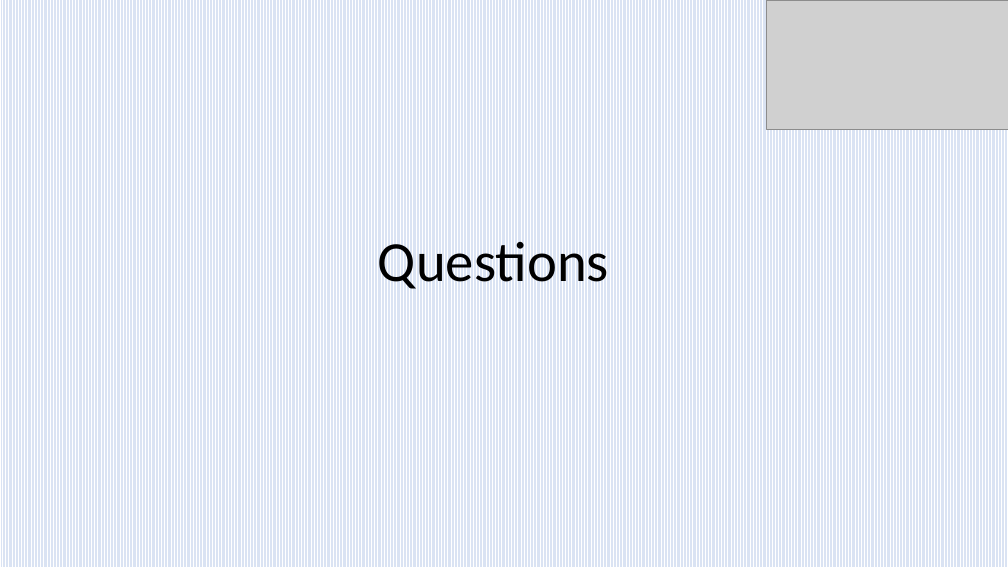
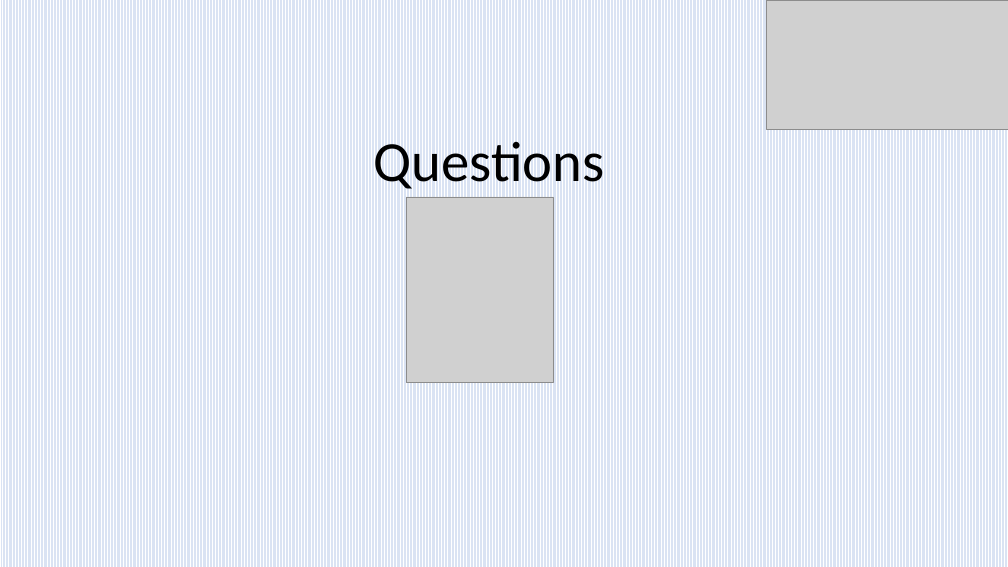
Before and after one commit to sivadevops1/cicd-pipeline-gradle, a slide deck: slide 4 of NinjaApplicationV0.2.pptx. Drawn at 1008x567 pixels with LibreOffice and Linux fonts; fonts in the diff are those of the drawing; grey boxes stand for pictures. Boxes give left, top, right and bottom in pixels: in the first picture for what was removed or moved away, otherwise in the second. Text is boxed around its words. In the diff, an @@ line names an element or a change of style, - is before the commit and + after.

```diff
--- a/NinjaApplicationV0.2.pptx
+++ b/NinjaApplicationV0.2.pptx
@@ text "Questions": place and size @@
-text "Questions" at <box>378,242,609,289</box>
+text "Questions" at <box>374,142,605,189</box>
@@ picture added at <box>406,197,554,383</box> @@
```
Also in this commit, not shown: 3 other slides changed, 1 slide removed, 4 other files.
